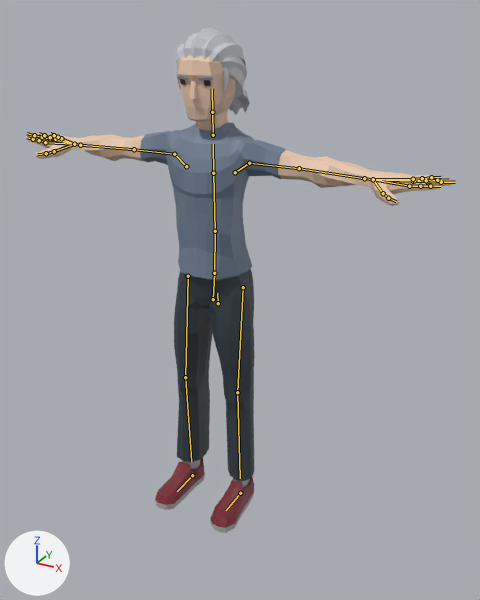
The glTF model js/models/avatars/club-crowd-m2.glb: old version first, new version second.
The view is the same before and after, from a camera (50 mm lens) standing at (1.21, -2.051, 1.914) and looking at (0.097, -0.026, 0.902). Lighting does not change. The marker at lower left points along +X, +Y and +Z. The picture after the commit comes second. The bones that change, and the others that lie on the model, are drawn over the model as lines.

The first picture shows 'Casual2_Body'.
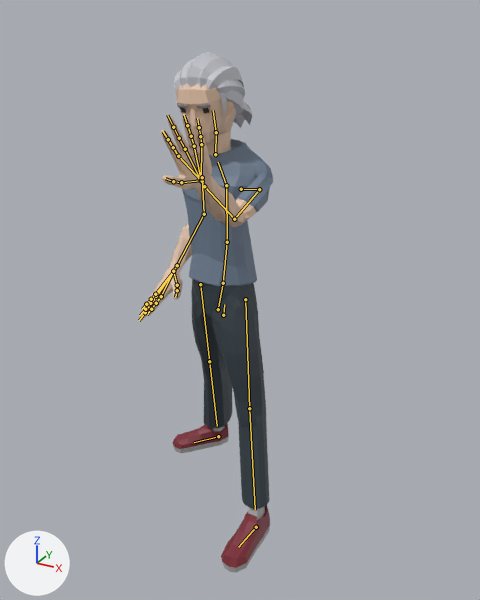
The newer file adds an action. The first version stands in its rest pose; the second is drawn at frame 9 of the action 'Yes'.

What changed in the scene script:
```text
Change bone_body:
    where bone_body = bpy.data.objects['CharacterArmature'].pose.bones['Body']  # child of 'Root'
    bone_body.location: (0.0, 0.0, 0.0) -> (0.004, -0.062, -0.034)
    bone_body.rotation_quaternion: (1.0, 0.0, 0.0, 0.0) -> (0.989, -0.087, -0.116, -0.001)  # degrees (0, 0, 0) -> degrees (-10, -13, 1)
Change bone_abdomen:
    where bone_abdomen = bpy.data.objects['CharacterArmature'].pose.bones['Abdomen']  # child of 'Hips'
    bone_abdomen.rotation_quaternion: (1.0, 0.0, 0.0, 0.0) -> (1.0, 0.027, 0.0, 0.0)  # degrees (0, 0, 0) -> degrees (3, 0, 0)
Change bone_torso:
    where bone_torso = bpy.data.objects['CharacterArmature'].pose.bones['Torso']  # child of 'Abdomen'
    bone_torso.rotation_quaternion: (1.0, 0.0, 0.0, 0.0) -> (0.999, 0.047, 0.0, 0.0)  # degrees (0, 0, 0) -> degrees (5, 0, 0)
Change bone_chest:
    where bone_chest = bpy.data.objects['CharacterArmature'].pose.bones['Chest']  # child of 'Torso'
    bone_chest.rotation_quaternion: (1.0, 0.0, 0.0, 0.0) -> (0.978, 0.207, 0.0, 0.0)  # degrees (0, 0, 0) -> degrees (24, 0, 0)
Change bone_neck:
    where bone_neck = bpy.data.objects['CharacterArmature'].pose.bones['Neck']  # child of 'Chest'
    bone_neck.rotation_quaternion: (1.0, 0.0, 0.0, 0.0) -> (0.973, -0.232, 0.0, 0.0)  # degrees (0, 0, 0) -> degrees (-27, 0, 0)
Change bone_head:
    where bone_head = bpy.data.objects['CharacterArmature'].pose.bones['Head']  # child of 'Neck'
    bone_head.rotation_quaternion: (1.0, 0.0, 0.0, 0.0) -> (0.99, 0.108, 0.093, 0.015)  # degrees (0, 0, 0) -> degrees (13, 10, 3)
Change bone_shoulder_l:
    where bone_shoulder_l = bpy.data.objects['CharacterArmature'].pose.bones['Shoulder.L']  # child of 'Chest'
    bone_shoulder_l.rotation_quaternion: (1.0, 0.0, 0.0, 0.0) -> (0.881, 0.076, -0.14, 0.446)  # degrees (0, 0, 0) -> degrees (1, -18, 54)
Change bone_upperarm_l:
    where bone_upperarm_l = bpy.data.objects['CharacterArmature'].pose.bones['UpperArm.L']  # child of 'Shoulder.L'
    bone_upperarm_l.rotation_quaternion: (1.0, 0.0, 0.0, 0.0) -> (0.64, -0.116, 0.288, -0.702)  # degrees (0, 0, 0) -> degrees (-34, 12, -99)
Change bone_lowerarm_l:
    where bone_lowerarm_l = bpy.data.objects['CharacterArmature'].pose.bones['LowerArm.L']  # child of 'UpperArm.L'
    bone_lowerarm_l.rotation_quaternion: (1.0, 0.0, 0.0, 0.0) -> (0.745, 0.468, 0.456, 0.125)  # degrees (0, 0, 0) -> degrees (80, 34, 48)
Change bone_wrist_l:
    where bone_wrist_l = bpy.data.objects['CharacterArmature'].pose.bones['Wrist.L']  # child of 'LowerArm.L'
    bone_wrist_l.rotation_quaternion: (1.0, 0.0, 0.0, 0.0) -> (0.982, 0.107, 0.151, 0.028)  # degrees (0, 0, 0) -> degrees (13, 17, 5)
Change bone_shoulder_r:
    where bone_shoulder_r = bpy.data.objects['CharacterArmature'].pose.bones['Shoulder.R']  # child of 'Chest'
    bone_shoulder_r.rotation_quaternion: (1.0, 0.0, 0.0, 0.0) -> (-0.832, -0.205, -0.204, 0.474)  # degrees (0, 0, 0) -> degrees (10, 32, -56)
Change bone_upperarm_r:
    where bone_upperarm_r = bpy.data.objects['CharacterArmature'].pose.bones['UpperArm.R']  # child of 'Shoulder.R'
    bone_upperarm_r.rotation_quaternion: (1.0, 0.0, 0.0, 0.0) -> (-0.869, 0.292, 0.396, 0.062)  # degrees (0, 0, 0) -> degrees (-42, -46, 10)
Change bone_lowerarm_r:
    where bone_lowerarm_r = bpy.data.objects['CharacterArmature'].pose.bones['LowerArm.R']  # child of 'UpperArm.R'
    bone_lowerarm_r.rotation_quaternion: (1.0, 0.0, 0.0, 0.0) -> (-0.844, -0.049, 0.367, -0.387)  # degrees (0, 0, 0) -> degrees (-16, -41, 55)
Change bone_wrist_r:
    where bone_wrist_r = bpy.data.objects['CharacterArmature'].pose.bones['Wrist.R']  # child of 'LowerArm.R'
    bone_wrist_r.rotation_quaternion: (1.0, 0.0, 0.0, 0.0) -> (-0.98, -0.051, 0.086, -0.172)  # degrees (0, 0, 0) -> degrees (4, -11, 20)
Change bone_upperleg_l:
    where bone_upperleg_l = bpy.data.objects['CharacterArmature'].pose.bones['UpperLeg.L']  # child of 'Body'
    bone_upperleg_l.rotation_quaternion: (1.0, 0.0, 0.0, 0.0) -> (0.989, -0.086, -0.108, -0.056)  # degrees (0, 0, 0) -> degrees (-9, -13, -5)
Change bone_lowerleg_l:
    where bone_lowerleg_l = bpy.data.objects['CharacterArmature'].pose.bones['LowerLeg.L']  # child of 'UpperLeg.L'
    bone_lowerleg_l.rotation_quaternion: (1.0, 0.0, 0.0, 0.0) -> (-0.998, 0.06, -0.006, 0.0)  # degrees (0, 0, 0) -> degrees (-7, 1, 0)
Change bone_upperleg_r:
    where bone_upperleg_r = bpy.data.objects['CharacterArmature'].pose.bones['UpperLeg.R']  # child of 'Body'
    bone_upperleg_r.rotation_quaternion: (1.0, 0.0, 0.0, 0.0) -> (-0.957, 0.05, 0.119, -0.258)  # degrees (0, 0, 0) -> degrees (-9, -12, 31)
Change bone_lowerleg_r:
    where bone_lowerleg_r = bpy.data.objects['CharacterArmature'].pose.bones['LowerLeg.R']  # child of 'UpperLeg.R'
    bone_lowerleg_r.rotation_quaternion: (1.0, 0.0, 0.0, 0.0) -> (0.997, -0.072, -0.004, -0.002)  # degrees (0, 0, 0) -> degrees (-8, 0, 0)
Change bone_foot_l:
    where bone_foot_l = bpy.data.objects['CharacterArmature'].pose.bones['Foot.L']  # child of 'Root'
    bone_foot_l.location: (0.0, 0.0, 0.0) -> (0.131, 0.11, 0.04)
    bone_foot_l.rotation_quaternion: (1.0, 0.0, 0.0, 0.0) -> (0.998, 0.035, 0.001, 0.049)  # degrees (0, 0, 0) -> degrees (4, 0, 6)
Change bone_foot_r:
    where bone_foot_r = bpy.data.objects['CharacterArmature'].pose.bones['Foot.R']  # child of 'Root'
    bone_foot_r.location: (0.0, 0.0, 0.0) -> (-0.071, -0.344, 0.028)
    bone_foot_r.rotation_quaternion: (1.0, 0.0, 0.0, 0.0) -> (0.928, 0.033, 0.011, 0.371)  # degrees (0, 0, 0) -> degrees (4, 0, 44)
```

Pixel boxes (x1, y1, x2, y2) of what changed, in the pictures (480 x 600 px):
'Casual2_Body', posed (68% narrower): before (25, 27, 454, 533); after (138, 52, 273, 573)
bone 'Body', root to tip: before (218, 303) to (217, 293); after (223, 315) to (224, 304)
bone 'Abdomen', root to tip: before (214, 273) to (215, 231); after (223, 283) to (227, 242)
bone 'Torso', root to tip: before (215, 231) to (213, 173); after (227, 242) to (226, 185)
bone 'Chest', root to tip: before (213, 173) to (213, 144); after (226, 185) to (218, 162)
bone 'Neck', root to tip: before (213, 135) to (212, 112); after (215, 154) to (216, 132)
bone 'Head', root to tip: before (212, 112) to (212, 88); after (216, 132) to (213, 110)
bone 'Shoulder.L', root to tip: before (235, 172) to (249, 163); after (241, 189) to (259, 189)
bone 'UpperArm.L', root to tip: before (249, 163) to (299, 168); after (259, 189) to (234, 219)
bone 'LowerArm.L', root to tip: before (299, 168) to (364, 178); after (234, 219) to (204, 186)
bone 'Wrist.L', root to tip: before (364, 178) to (373, 179); after (204, 186) to (201, 180)
bone 'Shoulder.R', root to tip: before (186, 166) to (174, 154); after (202, 181) to (202, 177)
bone 'UpperArm.R', root to tip: before (174, 154) to (134, 149); after (202, 177) to (204, 214)
bone 'LowerArm.R', root to tip: before (134, 149) to (80, 145); after (204, 214) to (177, 265)
bone 'Wrist.R', root to tip: before (80, 145) to (74, 144); after (177, 265) to (173, 271)
bone 'UpperLeg.L', root to tip: before (243, 287) to (237, 392); after (245, 299) to (249, 408)
bone 'LowerLeg.L', root to tip: before (237, 392) to (240, 478); after (249, 408) to (255, 509)
bone 'UpperLeg.R', root to tip: before (188, 276) to (185, 377); after (200, 284) to (209, 361)
bone 'LowerLeg.R', root to tip: before (185, 377) to (191, 461); after (209, 361) to (217, 426)
bone 'Foot.L', root to tip: before (240, 493) to (226, 510); after (256, 527) to (238, 547)
bone 'Foot.R', root to tip: before (192, 475) to (177, 491); after (218, 436) to (194, 442)
